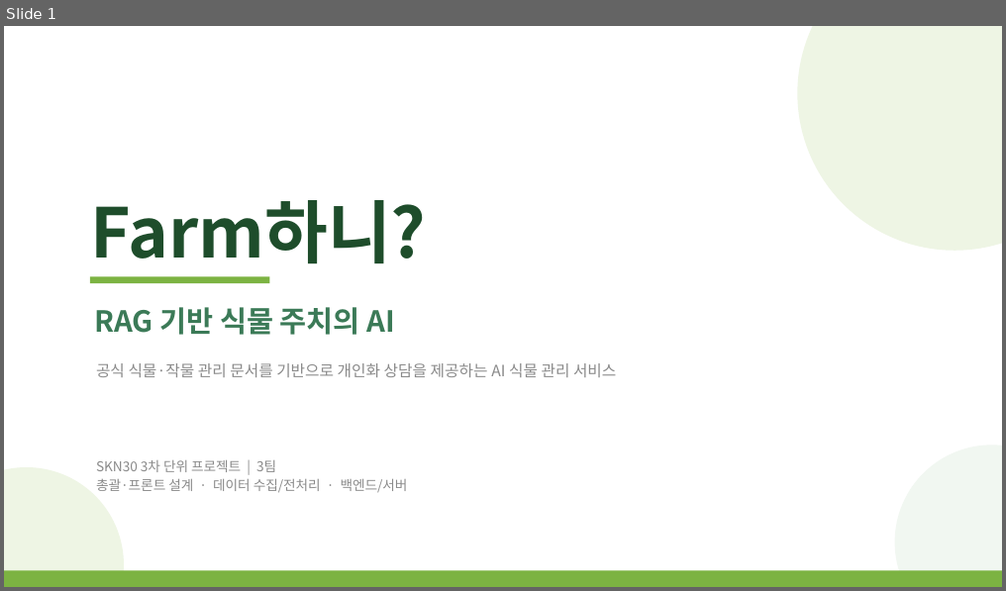
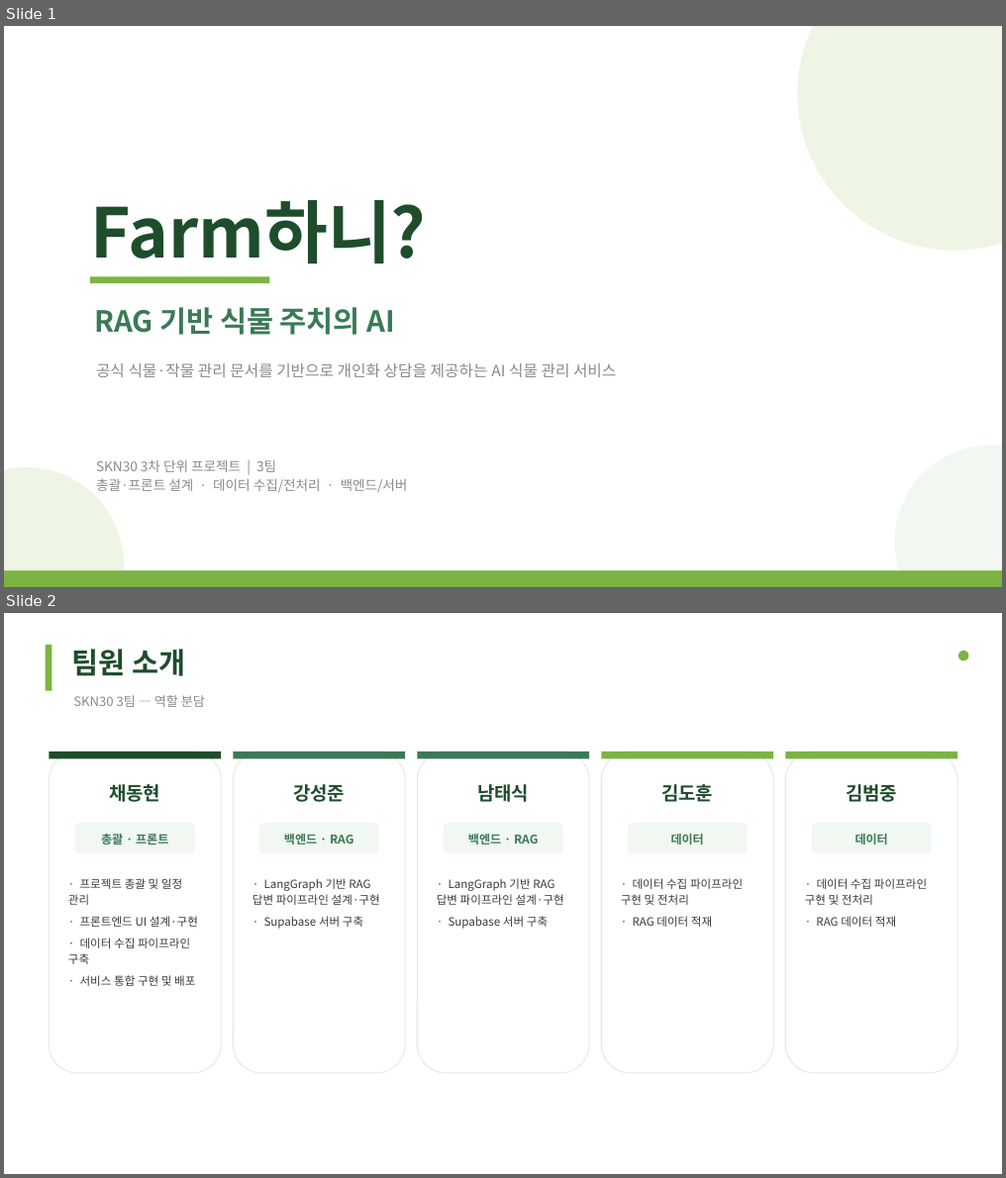
Before and after one commit to SKNETWORKS-FAMILY-AICAMP/SKN30-3rd-3Team, a slide deck: docs/Farm하니_최종발표.pptx. Shown one above the other, each under a label of ours: slide 1 before the commit, slides 1 and 2 after it. The pictures are 1006x591 and 1006x1178 pixels, drawn with LibreOffice and Linux fonts; fonts in the diff are those of the drawing. Boxes give left, top, right and bottom in pixels: in the first picture for what was removed or moved away, otherwise in the second. Text is boxed around its words. In the diff, an @@ line names an element or a change of style, - is before the commit and + after.

Commit message:
add: 발표 ppt 자료 추가

```diff
--- a/docs/Farm하니_최종발표.pptx
+++ b/docs/Farm하니_최종발표.pptx
@@ slide 2 added at box(4, 613, 1002, 1174), background #FFFFFF @@
@@ rectangle added at box(46, 645, 52, 691), fill #7CB342 @@
@@ text added at box(72, 649, 186, 676), 28 pt, text #1E4D2B, bold @@
+팀원 소개
@@ ellipse added at box(958, 651, 969, 661), fill #7CB342 @@
@@ text added at box(73, 695, 205, 707), 12.5 pt, text #8A8A8A @@
+SKN30 3팀 — 역할 분담
@@ rounded rectangle added at box(49, 752, 221, 1073), fill #FFFFFF, outline #E8E8E8 1 pt @@
@@ rectangle added at box(49, 752, 221, 759), fill #1E4D2B @@
@@ rounded rectangle added at box(233, 752, 405, 1073), fill #FFFFFF, outline #E8E8E8 1 pt @@
@@ rectangle added at box(233, 752, 405, 759), fill #3B7A57 @@
@@ rounded rectangle added at box(417, 752, 589, 1073), fill #FFFFFF, outline #E8E8E8 1 pt @@
@@ rectangle added at box(417, 752, 589, 759), fill #3B7A57 @@
@@ rounded rectangle added at box(601, 752, 773, 1073), fill #FFFFFF, outline #E8E8E8 1 pt @@
@@ rectangle added at box(601, 752, 773, 759), fill #7CB342 @@
@@ rounded rectangle added at box(785, 752, 957, 1073), fill #FFFFFF, outline #E8E8E8 1 pt @@
@@ rectangle added at box(785, 752, 957, 759), fill #7CB342 @@
@@ text added at box(109, 784, 160, 802), 18 pt, text #1E4D2B, bold @@
+채동현
@@ text added at box(293, 784, 345, 802), 18 pt, text #1E4D2B, bold @@
+강성준
@@ text added at box(477, 784, 529, 802), 18 pt, text #1E4D2B, bold @@
+남태식
@@ text added at box(661, 784, 713, 802), 18 pt, text #1E4D2B, bold @@
+김도훈
@@ text added at box(846, 784, 897, 802), 18 pt, text #1E4D2B, bold @@
+김범중
@@ rounded rectangle added at box(75, 823, 195, 854), fill #F1F7F1, 11.5 pt, text #3B7A57, bold @@
+총괄 · 프론트
@@ rounded rectangle added at box(259, 823, 379, 854), fill #F1F7F1, 11.5 pt, text #3B7A57, bold @@
+백엔드 · RAG
@@ rounded rectangle added at box(444, 823, 563, 854), fill #F1F7F1, 11.5 pt, text #3B7A57, bold @@
+백엔드 · RAG
@@ rounded rectangle added at box(628, 823, 747, 854), fill #F1F7F1, 11.5 pt, text #3B7A57, bold @@
+데이터
@@ rounded rectangle added at box(812, 823, 932, 854), fill #F1F7F1, 11.5 pt, text #3B7A57, bold @@
+데이터
@@ text added at box(68, 878, 198, 986), 11 pt, text #3A3A3A @@
+· 프로젝트 총괄 및 일정 관리
+· 프론트엔드 UI 설계·구현
+· 데이터 수집 파이프라인 구축
+· 서비스 통합 구현 및 배포
@@ text added at box(252, 878, 380, 929), 11 pt, text #3A3A3A @@
+· LangGraph 기반 RAG 답변 파이프라인 설계·구현
+· Supabase 서버 구축
@@ text added at box(437, 878, 564, 929), 11 pt, text #3A3A3A @@
+· LangGraph 기반 RAG 답변 파이프라인 설계·구현
+· Supabase 서버 구축
@@ text added at box(621, 878, 743, 927), 11 pt, text #3A3A3A @@
+· 데이터 수집 파이프라인 구현 및 전처리
+· RAG 데이터 적재
@@ text added at box(805, 878, 927, 927), 11 pt, text #3A3A3A @@
+· 데이터 수집 파이프라인 구현 및 전처리
+· RAG 데이터 적재
```
